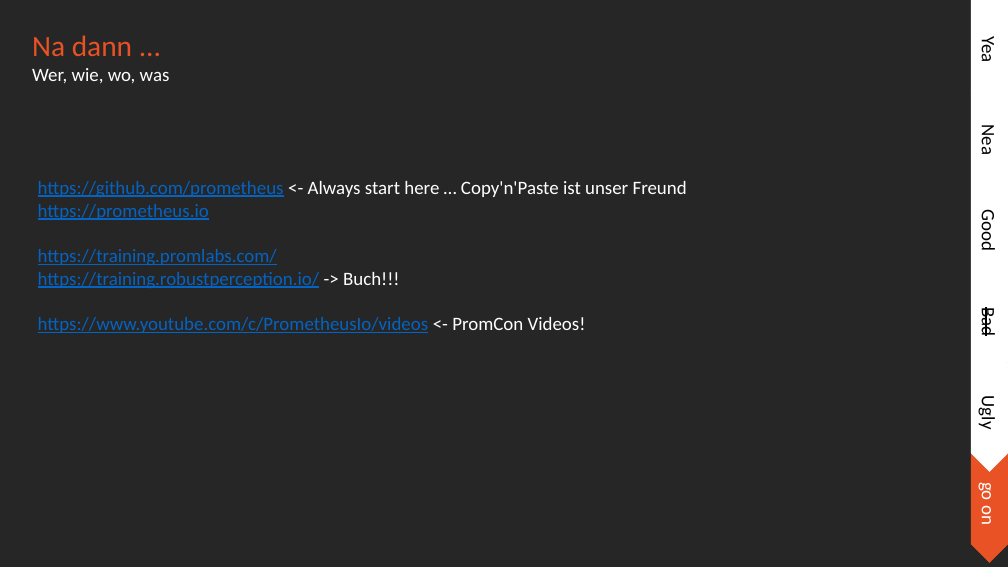
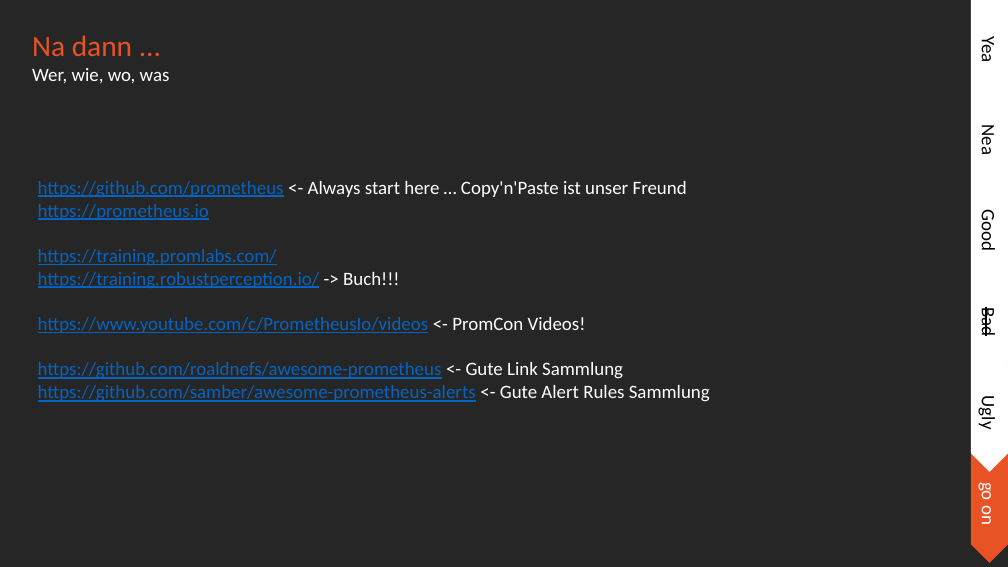
Before and after one commit to rockaut/whatever, a slide deck: slide 8 of talks/2021/Prometheus_DevOpsSalzburg/Prometheus_DevOpsSalzburg.pptx. Drawn at 1008x567 pixels with LibreOffice and Linux fonts; fonts in the diff are those of the drawing. Boxes give left, top, right and bottom in pixels: in the first picture for what was removed or moved away, otherwise in the second. Text is boxed around its words. In the diff, an @@ line names an element or a change of style, - is before the commit and + after.

Commit message:
added "awesome" repos

```diff
--- a/talks/2021/Prometheus_DevOpsSalzburg/Prometheus_DevOpsSalzburg.pptx
+++ b/talks/2021/Prometheus_DevOpsSalzburg/Prometheus_DevOpsSalzburg.pptx
@@ text at (38, 362, 710, 402): paragraphs added @@
+https://github.com/roaldnefs/awesome-prometheus <- Gute Link Sammlung
+https://github.com/samber/awesome-prometheus-alerts <- Gute Alert Rules Sammlung
```
